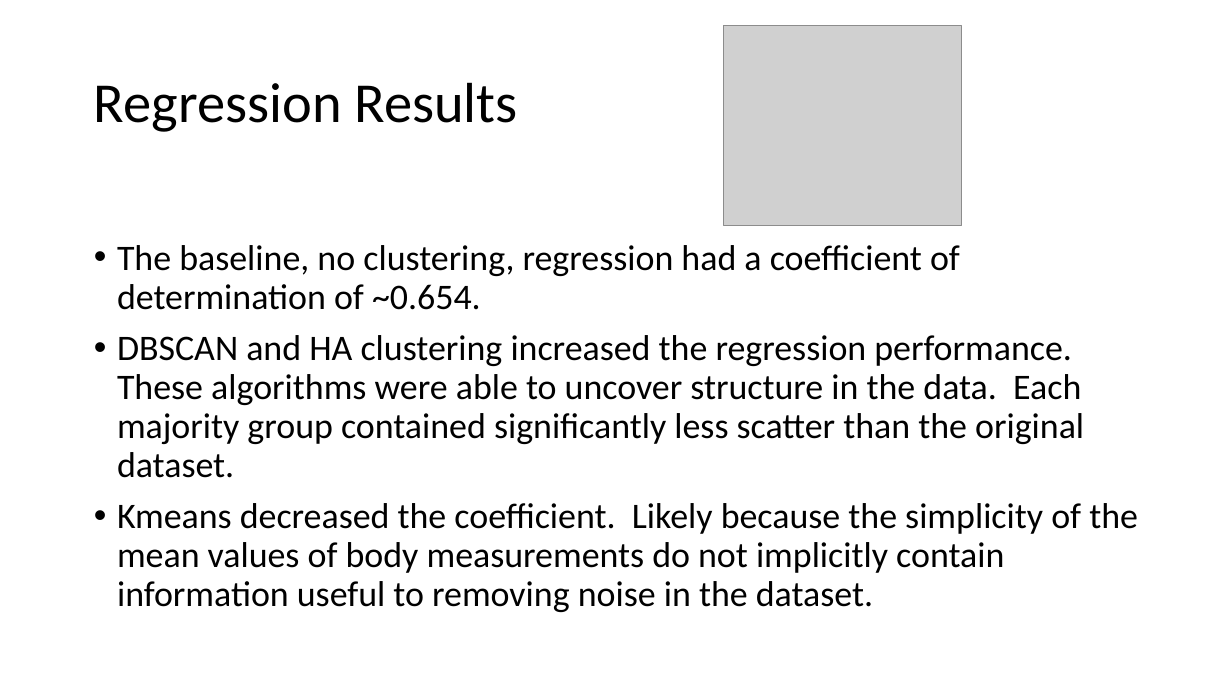
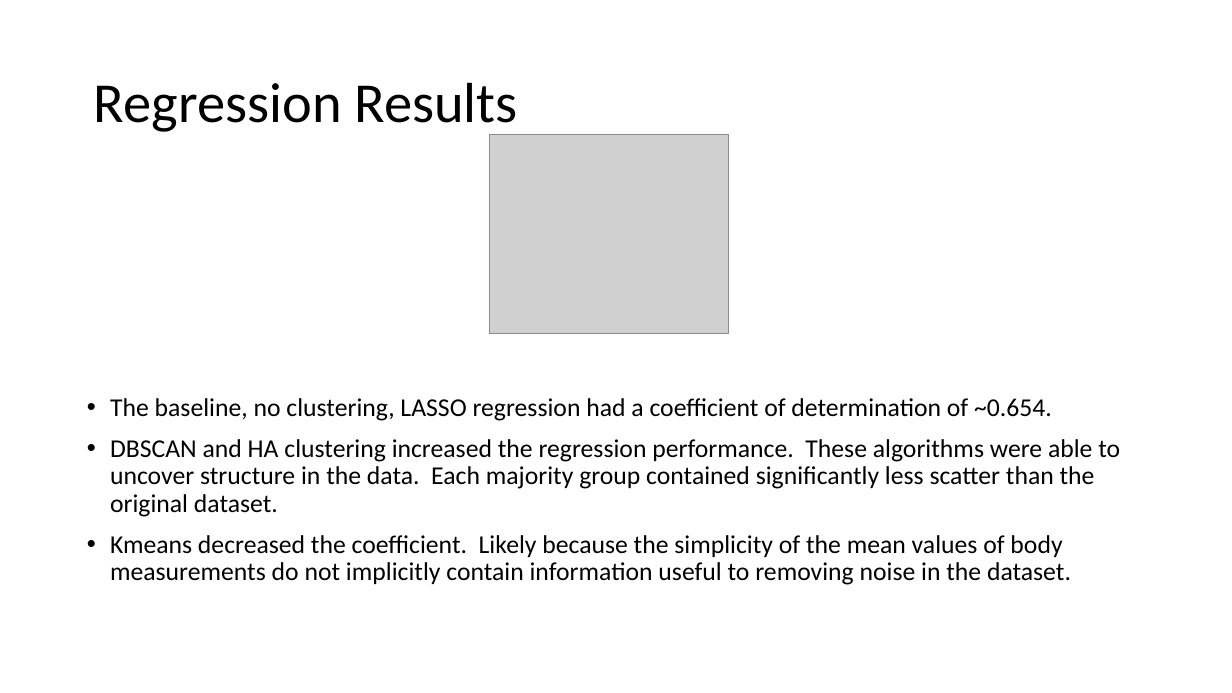
Before and after one commit to M-Matrona/IBM-Machine-Learning-Course, a slide deck: slide 17 of Course_4_Unsupervised_Learning/Classification_Project_Body_Fat_Prediction.pptx. Drawn at 1232x693 pixels with LibreOffice and Linux fonts; fonts in the diff are those of the drawing; grey boxes stand for pictures. Boxes give left, top, right and bottom in pixels: in the first picture for what was removed or moved away, otherwise in the second. Text is boxed around its words. In the diff, an @@ line names an element or a change of style, - is before the commit and + after.

```diff
--- a/Course_4_Unsupervised_Learning/Classification_Project_Body_Fat_Prediction.pptx
+++ b/Course_4_Unsupervised_Learning/Classification_Project_Body_Fat_Prediction.pptx
@@ picture: place and size @@
-picture at (724, 26, 962, 226)
+picture at (490, 134, 728, 334)
@@ text "The baseline, no clustering, LASSO ...": place and size @@
-text "The baseline, no clustering, LASSO ..." at (117, 245, 1138, 612)
+text "The baseline, no clustering, LASSO ..." at (110, 398, 1120, 585)
@@ text at (110, 398, 1052, 421): text changed; size 28 to 20 pt @@
-• The baseline, no clustering, regression had a coefficient of determination of ~0.654.
+• The baseline, no clustering, LASSO regression had a coefficient of determination of ~0.654.
@@ text at (110, 439, 1120, 585): size 28 to 20 pt in "DBSCAN and HA clustering increased the regression ...", "Kmeans decreased the coefficient. Likely because the ..." @@
```
Also in this commit, not shown: 9 other slides changed, 15 other files.
